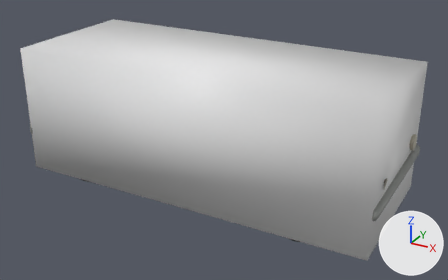
Before and after pictures for a commit that changed the glTF model assets/models/coche.glb.
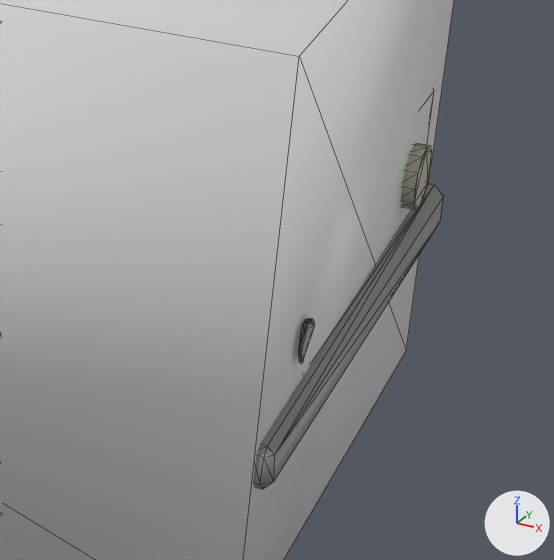
Each version appears first whole from a 50 mm lens placed at (3.29, -5.81, 3.4), pointed at (0.12, -0.05, 0.52), and next in a close-up on the part from 69% to 100% of the width and 35% to 85% of the height. Lighting does not change. The marker at lower right points along +X, +Y and +Z. The older version's two pictures come first. The close-ups show mesh edges as thin lines. Where no turn or scale is listed for an object, it has been applied to the vertices. Vertices at exactly the same position are counted once.

Objects in the first close-up: 'coche', 'coche-colcaja'.
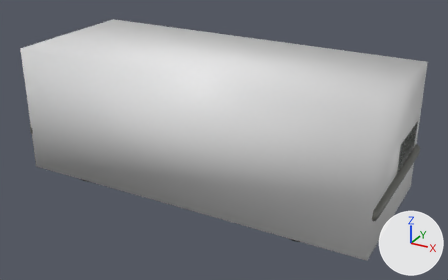
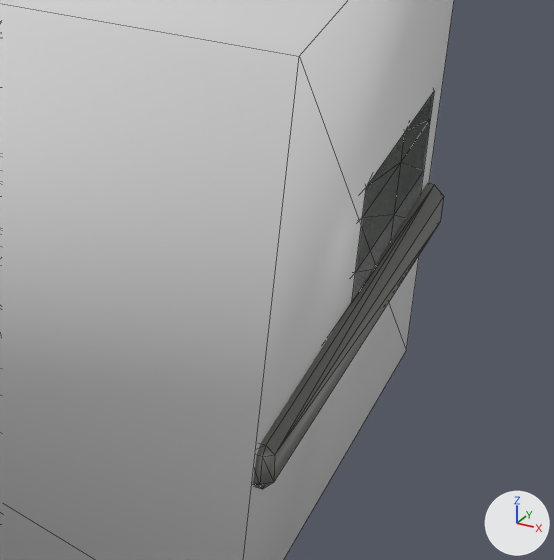
Changed parts and their boxes (x1, y1, x2, y2) in the close-ups (554 x 560 px):
'coche', reshaped
    before: (253, 143, 444, 489)
    after: (253, 93, 444, 489)
part 1 of me_coche, deleted
    before: (401, 143, 432, 210)
part 2 of me_coche, deleted
    before: (299, 318, 315, 364)
part 3 of me_coche, added
    after: (352, 93, 434, 300)
part 4 of me_coche, recoloured
    both: (253, 183, 444, 489)

The change, as a list of edits to the scene's bpy script:
```text
Change me_coche:
    used by ob_coche; location = (0.0, 0.0, 0.0)
    remove me_coche.from_pydata(...)  # 416 vertices, 768 faces; spans x -2.15..2.15, y -0.85..0.85, z -0.03..1.48
    add me_coche.from_pydata(...)  # 578 vertices, 1108 faces; spans x -2.15..2.15, y -0.85..0.85, z -0.03..1.48
    me_coche part 1: the loose piece of 24 vertices spanning x 2.09..2.14, y 0.46..0.64, z 0.59..0.77 is deleted
    me_coche part 2: the loose piece of 24 vertices spanning x 2.11..2.12, y -0.61..-0.49, z 0.63..0.74 is deleted
    me_coche part 3: 258 vertices added at x -2.1..2.1, y -0.81..0.81, z 0.31..1.48
    me_coche part 4: 257 kept faces spanning x -2.15..2.15, y -0.85..0.85, z -0.03..1.48 get new vertex colours
    other edits to the shape of me_coche do not show in these pictures
```
